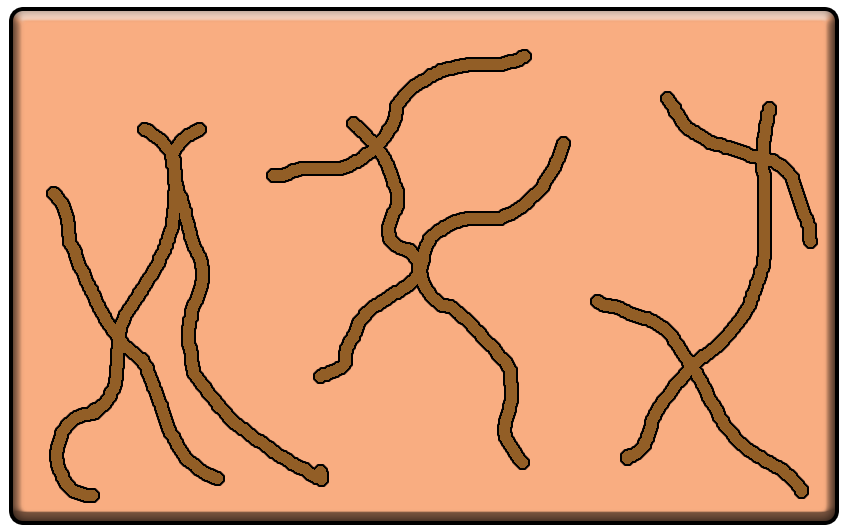
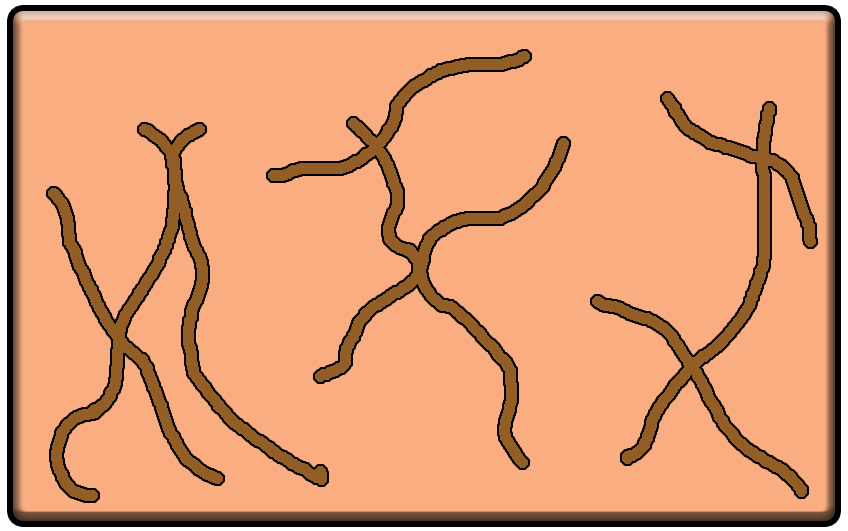
The second 848x531 image is a revision of the first. Changes to its layers:
pixels changed over [7, 5, 841, 527] (layer not identified)
